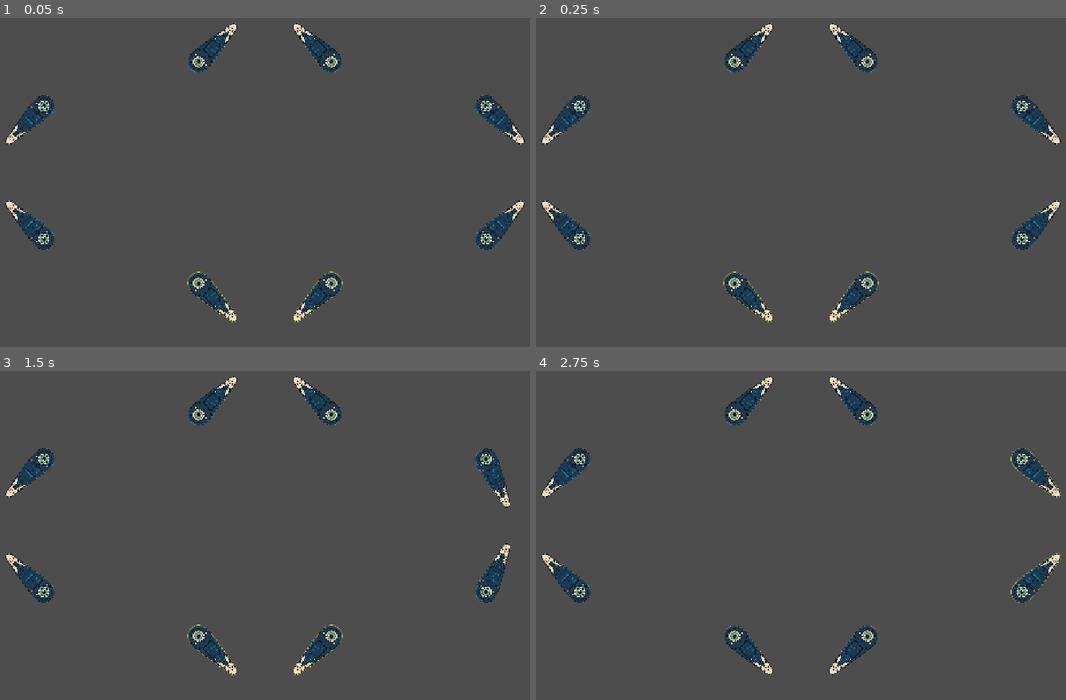
Above: before the commit, frames 1-4 (two rows, left to right).
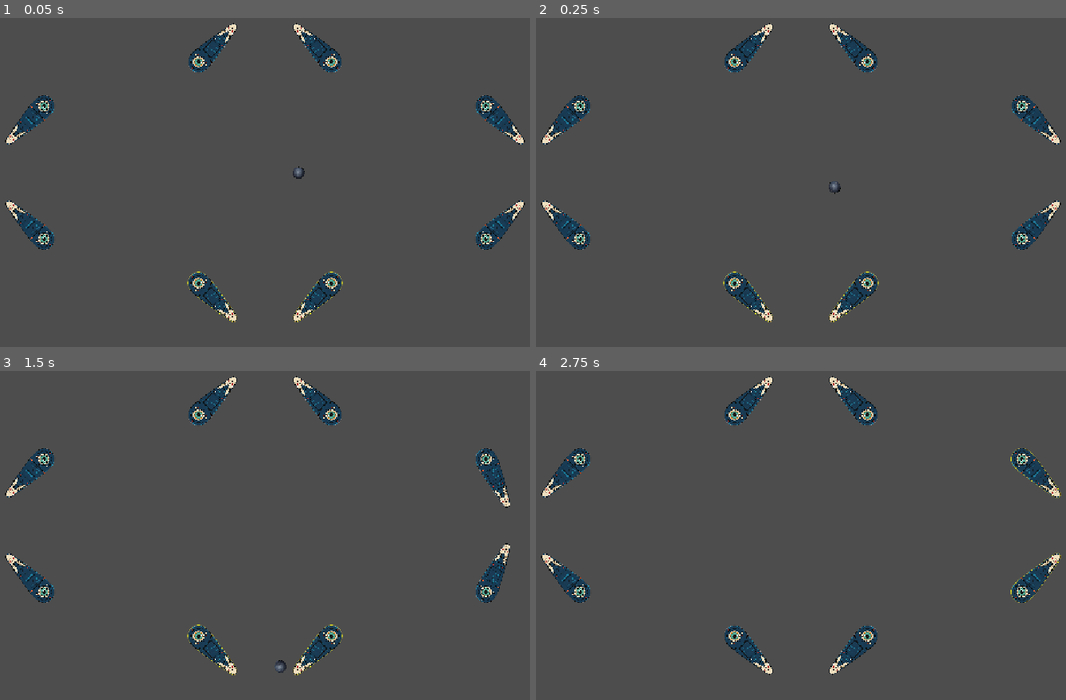
Above: after the commit, the same moments.

Repository: MoHoDu/godot-pinball-pjt
Game: Godot game, scene res://scenes/test_flipper.tscn
The game is run twice, just before and just after one commit, with the same random seed, the same clock (stepped at 60 frames per second) and the same inputs.
Inputs:
- Up to frame 1 (0.05 s): no input
- Up to frame 2 (0.25 s): no input
- Up to frame 3 (1.5 s): tap Enter at 0.5 s; hold D (flipper_select_right) 0.53-1.28 s; tap Space (flipper) at 0.6, 1.25 s; tap R at 0.8, 1.35 s; hold S (flipper_select_down) from 1.28 s (still down)
- Up to frame 4 (2.75 s): tap Space (flipper) at 1.55, 2.1 s; release S (flipper_select_down) at 2.03 s; hold D (flipper_select_right) from 2.03 s (still down); tap R at 2.3 s

The runs differ from the first frame. In frame 1, less than 0.1% of the frame differs, in the area x 55-58%, y 45-49%; in frame 2, less than 0.1%; in frame 3, less than 0.1%; in frame 4, nothing differs.

Commit message:
test: Add resettable ball to flipper collision scene
작업 목표: 플리퍼 충돌을 반복 검증하기 위한 테스트 공 및 리셋 기능 추가

작업 상세:
- [x] test_flipper 씬에 기본 공 인스턴스 배치
- [x] R 키 입력으로 공을 설정 위치에 순간 이동하는 테스트 스크립트 연결
- [x] 리셋 시 회전·선속도·각속도 및 수면 상태 초기화
- [x] 공 노드 경로와 리셋 위치를 Inspector에서 변경할 수 있도록 구성

에러 및 비고:
- 현재 테스트 씬의 공 리셋 위치는 (150, 0)으로 저장됨.
- 알려진 신규 에러 없음.

Diff:
--- a/scenes/test_flipper.tscn
+++ b/scenes/test_flipper.tscn
@@ -1,9 +1,33 @@
 [gd_scene format=3 uid="uid://bl7f22o1hfcl1"]
 
+[ext_resource type="Script" uid="uid://byppywgsavdei" path="res://tests/flipper_system/test_flipper_scene.gd" id="1_reset"]
 [ext_resource type="Script" uid="uid://58k0flhnlg3" path="res://scripts/flipper_system/flipper_selector.gd" id="1_tg1pa"]
 [ext_resource type="PackedScene" uid="uid://boehobmrxkjlb" path="res://resources/flippers/flipper/flipper_controller_sample.tscn" id="1_yqxnb"]
+[ext_resource type="PackedScene" uid="uid://bhh5qyc3llygr" path="res://resources/balls/base/base_ball.tscn" id="2_ball"]
+[ext_resource type="Script" uid="uid://ce2wax7g2gio8" path="res://scripts/ball_base_system/pinball_stats.gd" id="3_gxni2"]
+
+[sub_resource type="PhysicsMaterial" id="PhysicsMaterial_gxni2"]
+resource_local_to_scene = true
+bounce = 0.8
+
+[sub_resource type="Resource" id="Resource_2klqs"]
+resource_local_to_scene = true
+script = ExtResource("3_gxni2")
+mass = 1.0
+elasticity = 0.8
+gravity_scale = 1.0
+initial_speed = 700.0
+minimum_speed = 200.0
+maximum_speed = 2500.0
 
 [node name="Test-Flipper" type="Node2D" unique_id=270252956]
+script = ExtResource("1_reset")
+ball_reset_position = Vector2(150, 0)
+
+[node name="PinballBall" parent="." unique_id=71153037 instance=ExtResource("2_ball")]
+position = Vector2(152, -2)
+physics_material_override = SubResource("PhysicsMaterial_gxni2")
+stats = SubResource("Resource_2klqs")
 
 [node name="Camera2D" type="Camera2D" parent="." unique_id=2035507205]
 zoom = Vector2(0.4, 0.4)
--- /dev/null
+++ b/tests/flipper_system/test_flipper_scene.gd
@@ -0,0 +1,44 @@
+extends Node2D
+
+
+@export_category("플리퍼 충돌 테스트")
+
+## R 키를 눌렀을 때 공이 돌아올 전역 좌표입니다.
+@export var ball_reset_position: Vector2 = Vector2.ZERO
+
+## 이 테스트 씬에서 재배치할 공 노드입니다.
+@export_node_path("RigidBody2D") var ball_path: NodePath = ^"PinballBall"
+
+
+@onready var ball: RigidBody2D = get_node_or_null(ball_path) as RigidBody2D
+
+
+func _unhandled_key_input(event: InputEvent) -> void:
+	if not event is InputEventKey:
+		return
+
+	var key_event := event as InputEventKey
+
+	if (
+		key_event.pressed
+		and not key_event.echo
+		and key_event.physical_keycode == KEY_R
+	):
+		reset_ball()
+		get_viewport().set_input_as_handled()
+
+
+## 공을 테스트 시작점으로 순간 이동시키고 이전 물리 운동을 모두 제거합니다.
+func reset_ball() -> void:
+	if not is_instance_valid(ball):
+		push_warning("Ball Path에 유효한 RigidBody2D 공을 지정해야 합니다.")
+		return
+
+	ball.freeze = true
+	ball.global_position = ball_reset_position
+	ball.rotation = 0.0
+	ball.linear_velocity = Vector2.ZERO
+	ball.angular_velocity = 0.0
+	ball.sleeping = false
+	ball.reset_physics_interpolation()
+	ball.freeze = false
Not shown, added: tests/flipper_system/test_flipper_scene.gd.uid
